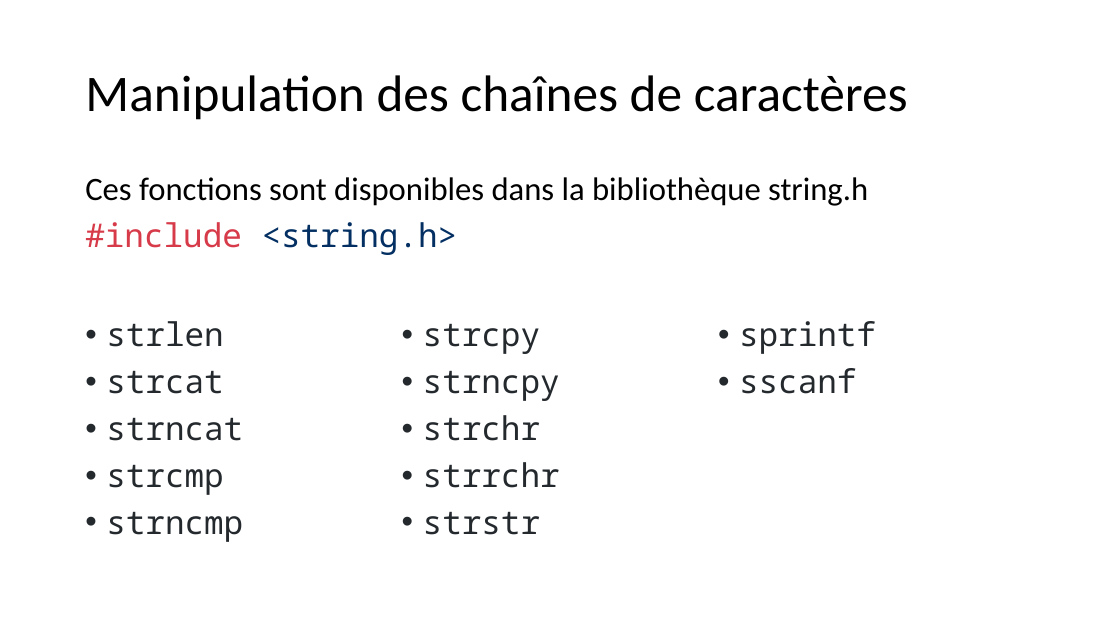
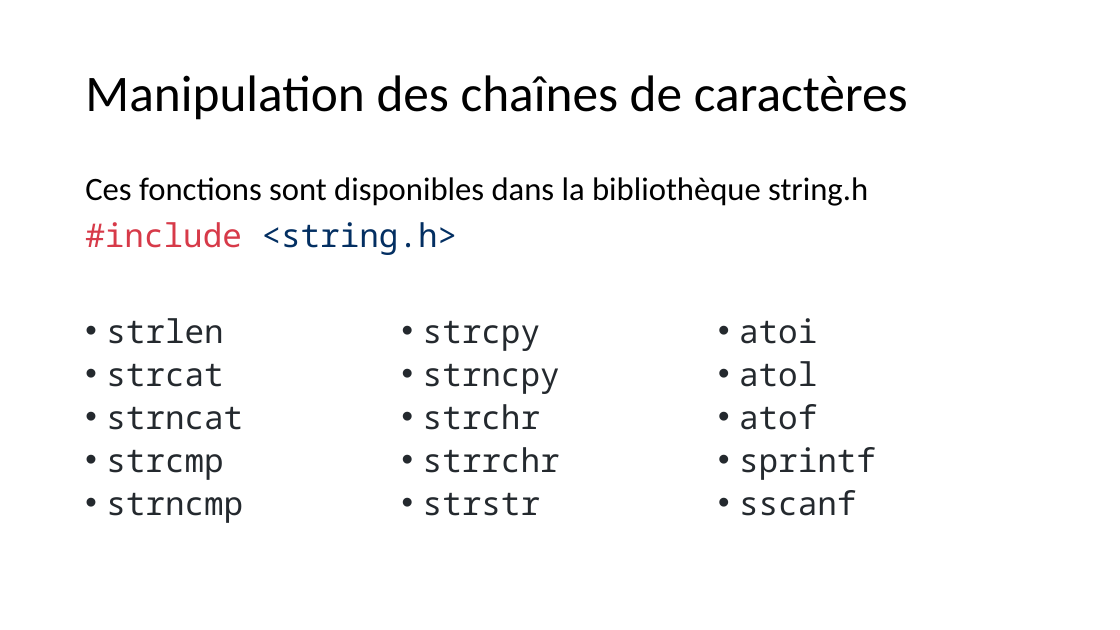
Before and after one commit to Firestorm49/bts-1, a slide deck: slide 14 of 02_C/03_Tableaux/tableaux.pptx. Drawn at 1120x630 pixels with LibreOffice and Linux fonts; fonts in the diff are those of the drawing. Boxes give left, top, right and bottom in pixels: in the first picture for what was removed or moved away, otherwise in the second. Text is boxed around its words. In the diff, an @@ line names an element or a change of style, - is before the commit and + after.

```diff
--- a/02_C/03_Tableaux/tableaux.pptx
+++ b/02_C/03_Tableaux/tableaux.pptx
@@ text at [106,318,876,523]: line spacing 0.9 to 0.8 @@
@@ text at [739,318,817,430]: paragraphs added @@
+• atoi
+• atol
+• atof
```
Also in this commit, not shown: 10 other slides changed, 5 slides removed, 28 other files.
